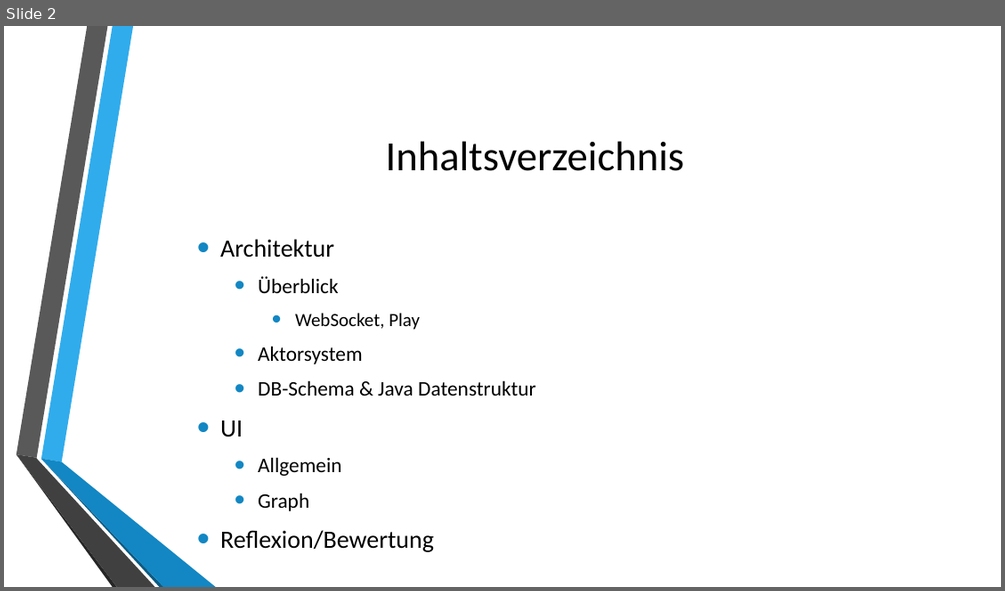
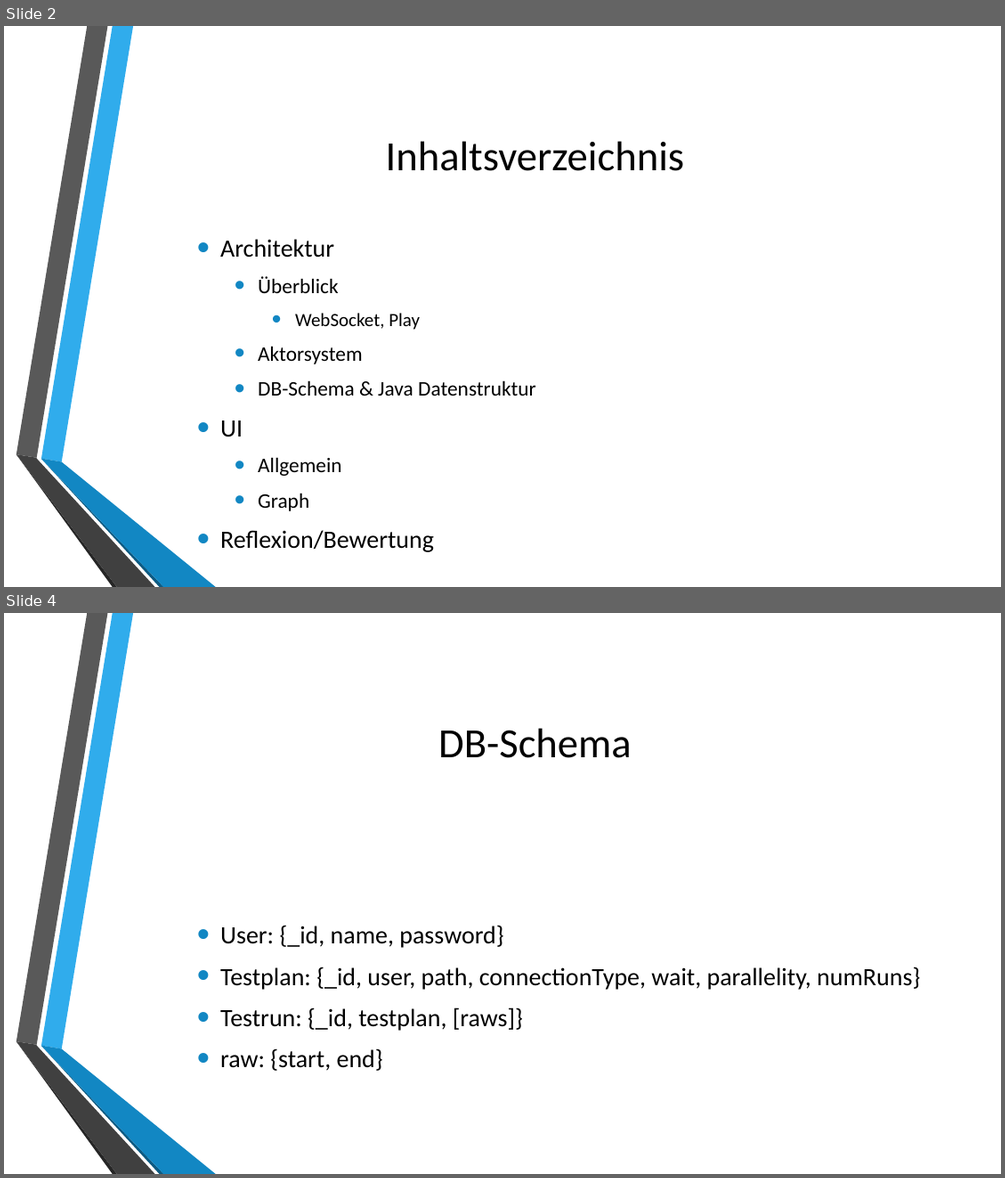
Before and after one commit to autarchprinceps/Reactive-Load-Generator, a slide deck: Dokumentation/Präsentation.pptx. Shown one above the other, each under a label of ours: slide 2 before the commit, slides 2 and 4 after it; the slides between them are not shown. The pictures are 1005x591 and 1005x1178 pixels, drawn with LibreOffice and Linux fonts; fonts in the diff are those of the drawing; background and template pictures are left out. Boxes give left, top, right and bottom in pixels: in the first picture for what was removed or moved away, otherwise in the second. Text is boxed around its words. In the diff, an @@ line names an element or a change of style, - is before the commit and + after.

```diff
--- a/Dokumentation/Präsentation.pptx
+++ b/Dokumentation/Präsentation.pptx
@@ slide 4 added at (4, 613, 1001, 1174), background picture (left out); not listed: 6 template elements that a slide beside it also shows @@
@@ title added at (438, 728, 631, 758), 40 pt, text #000000 @@
+DB-Schema
@@ text added at (220, 925, 920, 1070), 24 pt, text #000000 @@
+• User: {_id, name, password}
+• Testplan: {_id, user, path, connectionType, wait, parallelity, numRuns}
+• Testrun: {_id, testplan, [raws]}
+• raw: {start, end}
```
Also in this commit, not shown: 2 other slides added, 2 other files.
